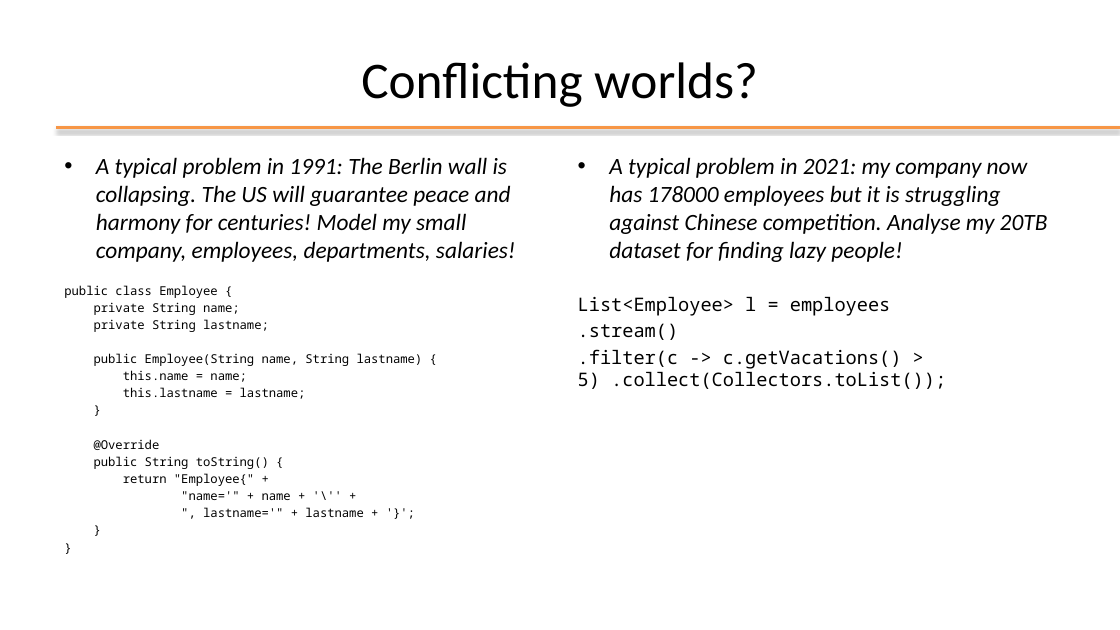
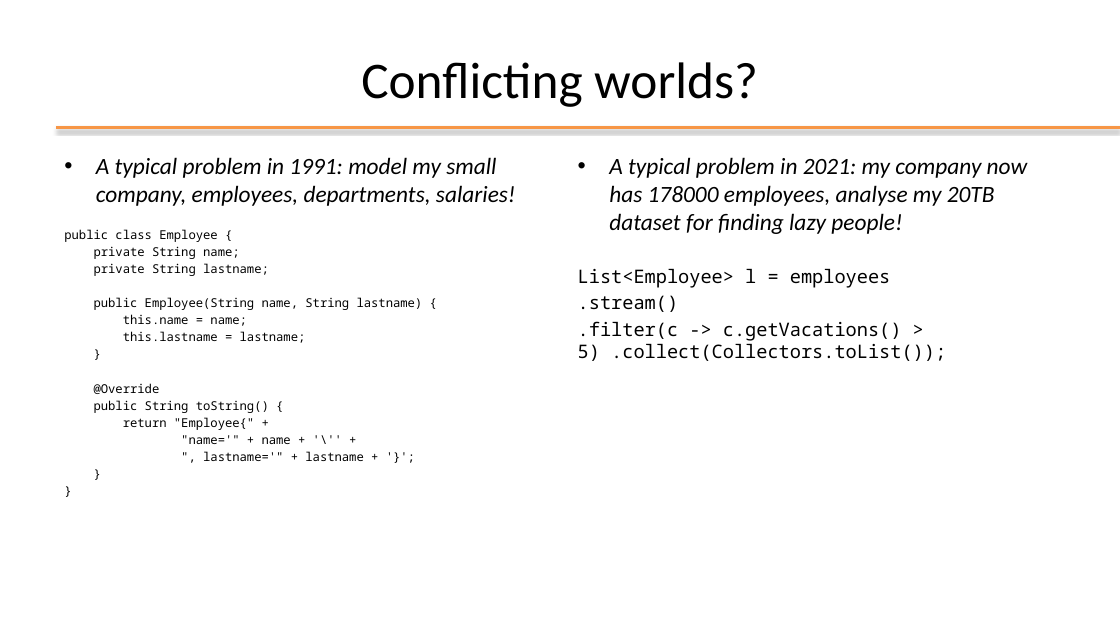
Before and after one commit to plctechnician/ooprogramming, a slide deck: slide 4 of java/slides/ppt/06 - Java Functional Interfaces.pptx. Drawn at 1120x630 pixels with LibreOffice and Linux fonts; fonts in the diff are those of the drawing; background and template pictures are left out. Boxes give left, top, right and bottom in pixels: in the first picture for what was removed or moved away, otherwise in the second. Text is boxed around its words. In the diff, an @@ line names an element or a change of style, - is before the commit and + after.

```diff
--- a/java/slides/ppt/06 - Java Functional Interfaces.pptx
+++ b/java/slides/ppt/06 - Java Functional Interfaces.pptx
@@ text at (x1=96, y1=157, x2=516, y2=206): text changed @@
-• A typical problem in 1991: The Berlin wall is collapsing. The US will guarantee peace and harmony for centuries! Model my small company, employees, departments, salaries!
+• A typical problem in 1991: model my small company, employees, departments, salaries!
@@ text at (x1=609, y1=157, x2=1028, y2=234): text changed @@
-• A typical problem in 2021: my company now has 178000 employees but it is struggling against Chinese competition. Analyse my 20TB dataset for finding lazy people!
+• A typical problem in 2021: my company now has 178000 employees, analyse my 20TB dataset for finding lazy people!
```
Also in this commit, not shown: 4 other files.
